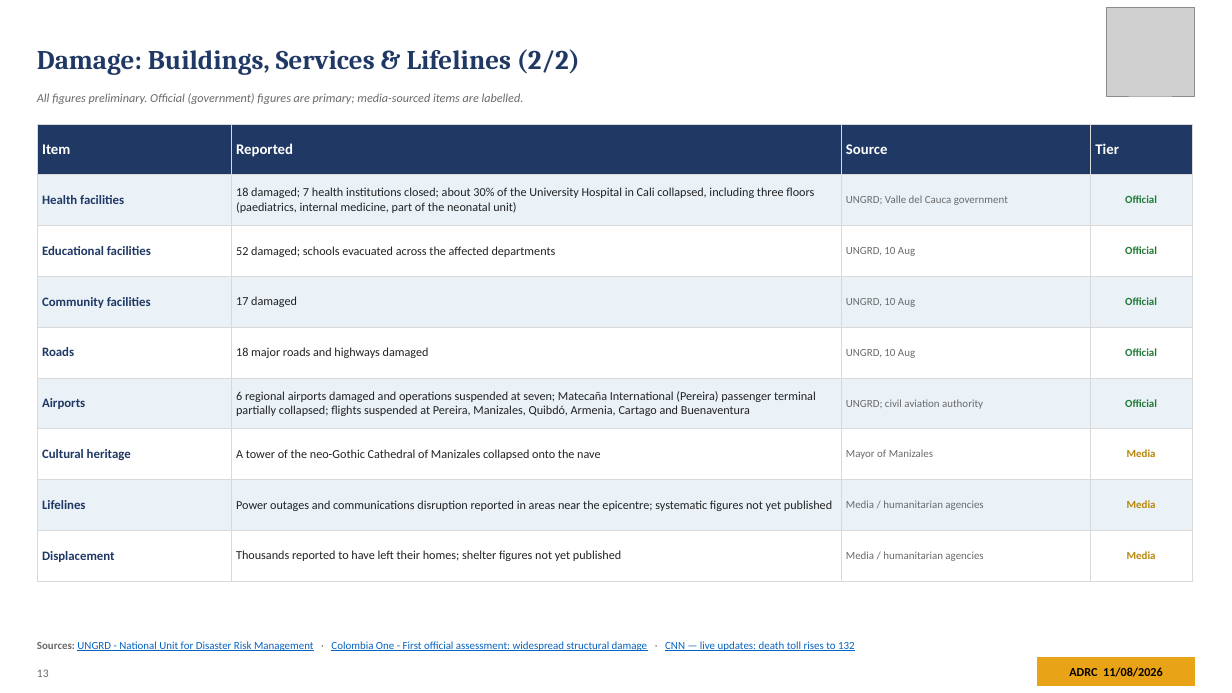
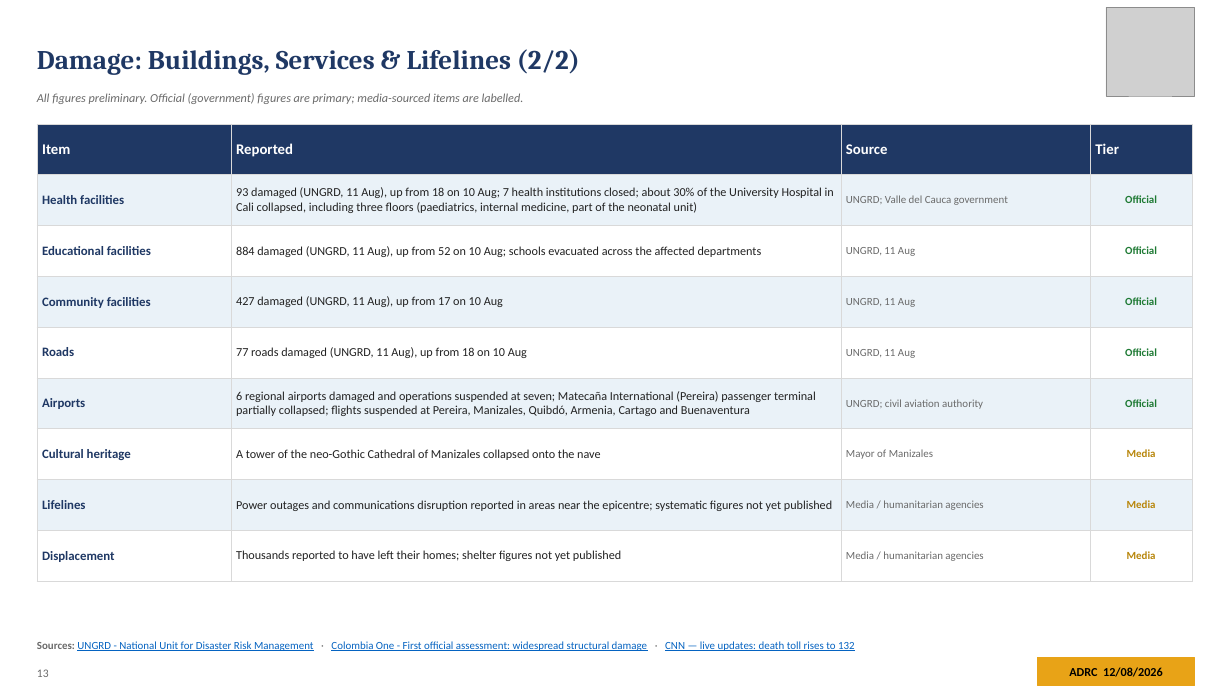
Before and after one commit to kochobi-max/whatsmap, a slide deck: slide 13 of reports/colombia_eq_20260810/output/ADRC_EQ_COL_Choco_20260810_EN.pptx. Drawn at 1232x693 pixels with LibreOffice and Linux fonts; fonts in the diff are those of the drawing; grey boxes stand for pictures. Boxes give left, top, right and bottom in pixels: in the first picture for what was removed or moved away, otherwise in the second. Text is boxed around its words. In the diff, an @@ line names an element or a change of style, - is before the commit and + after.

```diff
--- a/reports/colombia_eq_20260810/output/ADRC_EQ_COL_Choco_20260810_EN.pptx
+++ b/reports/colombia_eq_20260810/output/ADRC_EQ_COL_Choco_20260810_EN.pptx
@@ table at (x1=37, y1=124, x2=1192, y2=566) @@
-row 2, column 2: 18 damaged; 7 health institutions closed; about 30% of the University Hospital in Cali collapsed, including three floors (paediatrics, internal medicine, part of the neonatal unit)
+row 2, column 2: 93 damaged (UNGRD, 11 Aug), up from 18 on 10 Aug; 7 health institutions closed; about 30% of the University Hospital in Cali collapsed, including three floors (paediatrics, internal medicine, part of the neonatal unit)
-row 3, column 2: 52 damaged; schools evacuated across the affected departments
+row 3, column 2: 884 damaged (UNGRD, 11 Aug), up from 52 on 10 Aug; schools evacuated across the affected departments
-row 3, column 3: UNGRD, 10 Aug
+row 3, column 3: UNGRD, 11 Aug
-row 4, column 2: 17 damaged
+row 4, column 2: 427 damaged (UNGRD, 11 Aug), up from 17 on 10 Aug
-row 4, column 3: UNGRD, 10 Aug
+row 4, column 3: UNGRD, 11 Aug
-row 5, column 2: 18 major roads and highways damaged
+row 5, column 2: 77 roads damaged (UNGRD, 11 Aug), up from 18 on 10 Aug
-row 5, column 3: UNGRD, 10 Aug
+row 5, column 3: UNGRD, 11 Aug
```
Also in this commit, not shown: 26 other slides changed, 7 other files.
